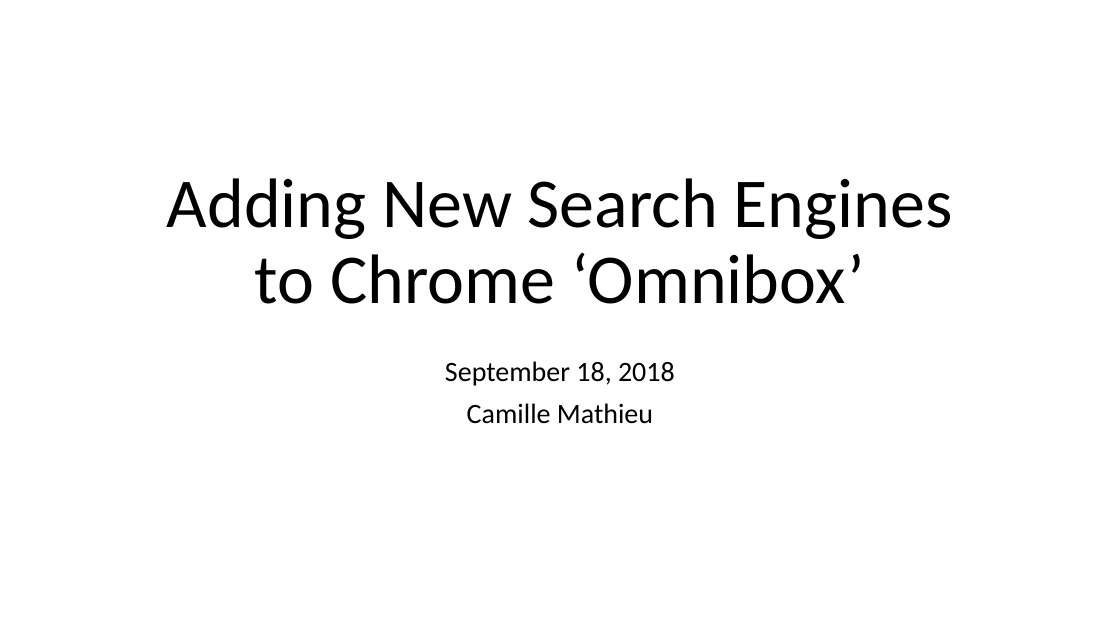
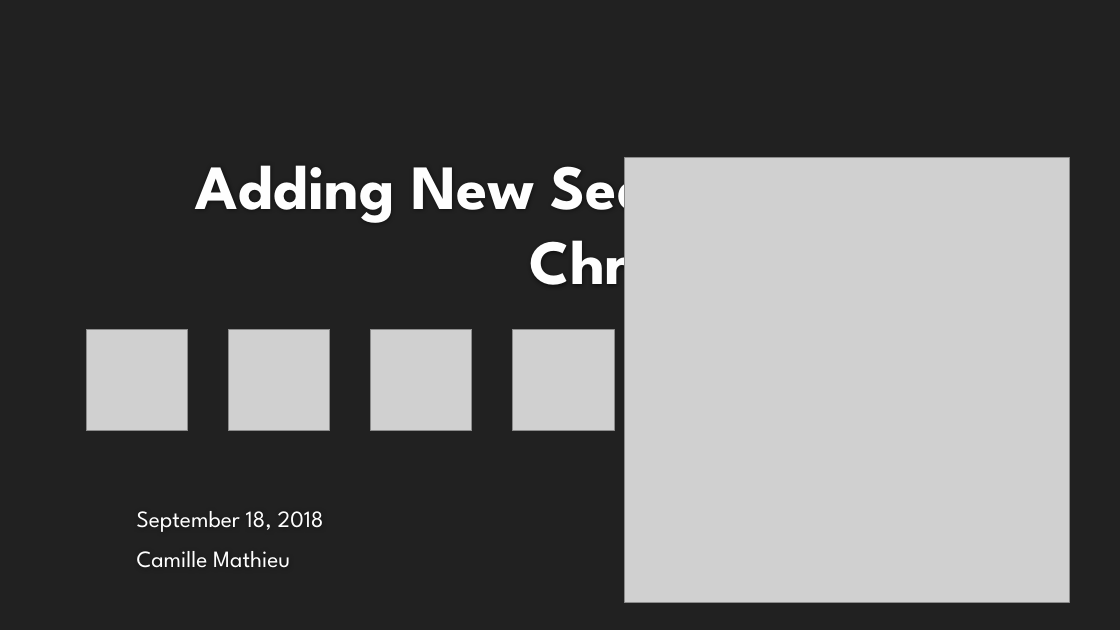
Before and after one commit to cairnwayco/cemathieu42.github.io, a slide deck: slide 1 of Lecture1_ChromeOmnibox.pptx. Drawn at 1120x630 pixels with LibreOffice and Linux fonts; fonts in the diff are those of the drawing; grey boxes stand for pictures; background and template pictures are left out. Boxes give left, top, right and bottom in pixels: in the first picture for what was removed or moved away, otherwise in the second. Text is boxed around its words. In the diff, an @@ line names an element or a change of style, - is before the commit and + after.

```diff
--- a/Lecture1_ChromeOmnibox.pptx
+++ b/Lecture1_ChromeOmnibox.pptx
@@ background #FFFFFF to #212121 @@
@@ title "Adding New Search Engines to ...": place and size @@
-title "Adding New Search Engines to ..." at <box>167,178,953,304</box>
+title "Adding New Search Engines to ..." at <box>196,145,1040,303</box>
@@ title "Adding New Search Engines to ..." at <box>196,145,1040,303</box>: size 60 to 54 pt, font Calibri to League Spartan, text colour #000000 to #FEFEFE, bold on; alignment centre to right; line spacing 0.9 to 1 @@
@@ picture added at <box>624,157,1070,602</box> @@
@@ picture added at <box>86,329,187,431</box> @@
@@ picture added at <box>229,329,330,431</box> @@
@@ picture added at <box>371,329,472,431</box> @@
@@ picture added at <box>513,329,614,431</box> @@
@@ subtitle "September 18, 2018": place and size @@
-subtitle "September 18, 2018" at <box>445,361,675,424</box>
+subtitle "September 18, 2018" at <box>137,511,324,568</box>
@@ subtitle "September 18, 2018" at <box>137,511,324,568</box>: size 24 to 20 pt, font Calibri to League Spartan, text colour #000000 to #FFFFFF; alignment centre to left; line spacing 0.9 to 1 @@
```
Also in this commit, not shown: 3 other slides changed, 4 slides added, 3 slides removed, 2 other files.
